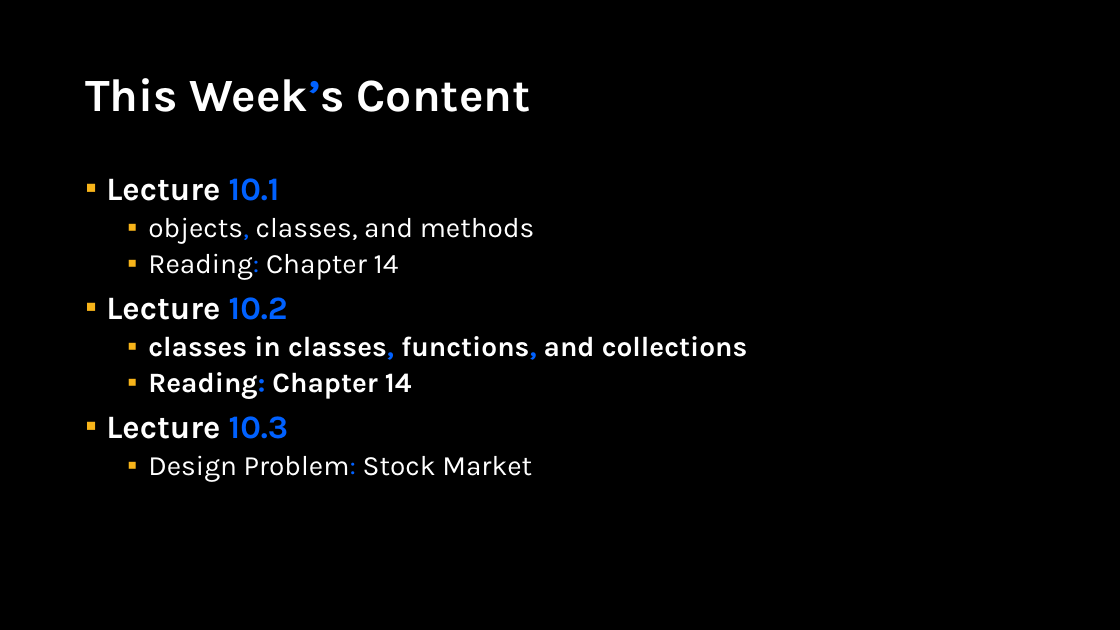
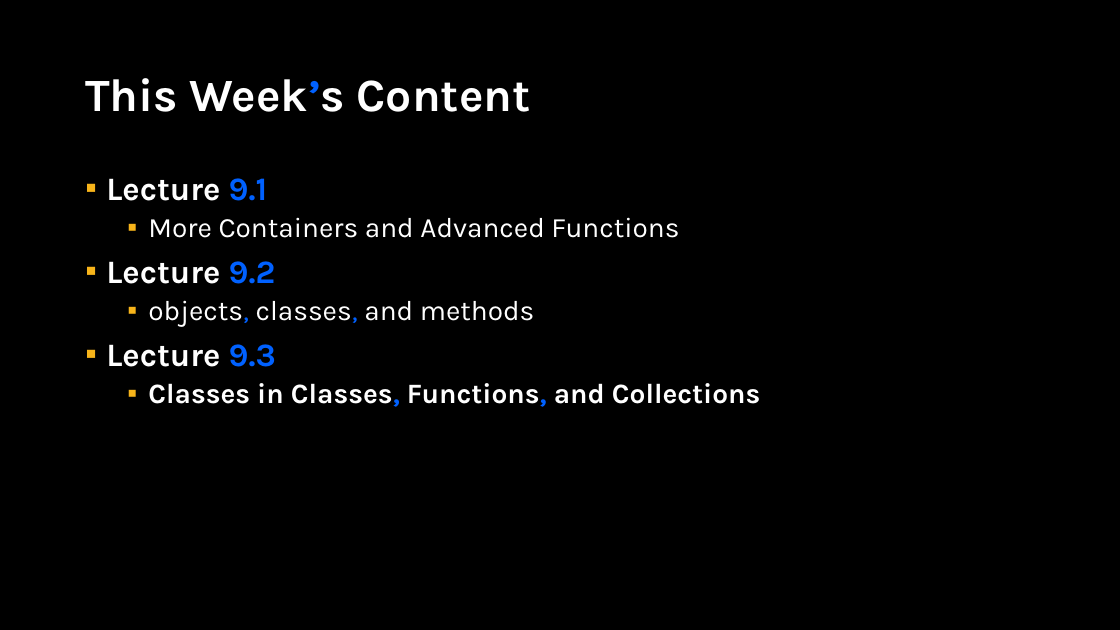
Before and after one commit to APS106/APS106-winter-2024-kinsella-goodfellow, a slide deck: slide 2 of lectures/week9/lecture3/slides/week9_lecture3.pptx. Drawn at 1120x630 pixels with LibreOffice and Linux fonts; fonts in the diff are those of the drawing; background and template pictures are left out. Boxes give left, top, right and bottom in pixels: in the first picture for what was removed or moved away, otherwise in the second. Text is boxed around its words. In the diff, an @@ line names an element or a change of style, - is before the commit and + after.

Commit message:
- Week 9 content

```diff
--- a/lectures/week9/lecture3/slides/week9_lecture3.pptx
+++ b/lectures/week9/lecture3/slides/week9_lecture3.pptx
@@ text at (x1=106, y1=178, x2=679, y2=284): text changed; size 28 to 24 pt; bold off @@
-▪ Lecture 10.1
+▪ Lecture 9.1
+  ▪ More Containers and Advanced Functions
+▪ Lecture 9.2
@@ text at (x1=148, y1=300, x2=535, y2=326): text colour #FFFFFF to #0061FF in "classes," @@
@@ text at (x1=106, y1=344, x2=760, y2=407): text changed @@
-  ▪ Reading: Chapter 14
-▪ Lecture 10.2
-  ▪ classes in classes, functions, and collections
-  ▪ Reading: Chapter 14
-▪ Lecture 10.3
-  ▪ Design Problem: Stock Market
+▪ Lecture 9.3
+  ▪ Classes in Classes, Functions, and Collections
```
Also in this commit, not shown: 6 other files.
